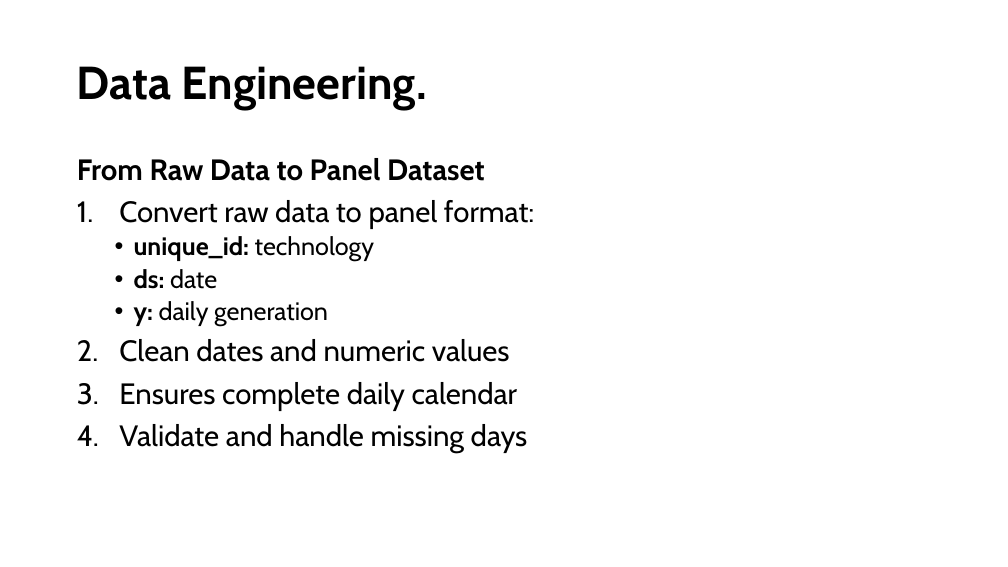
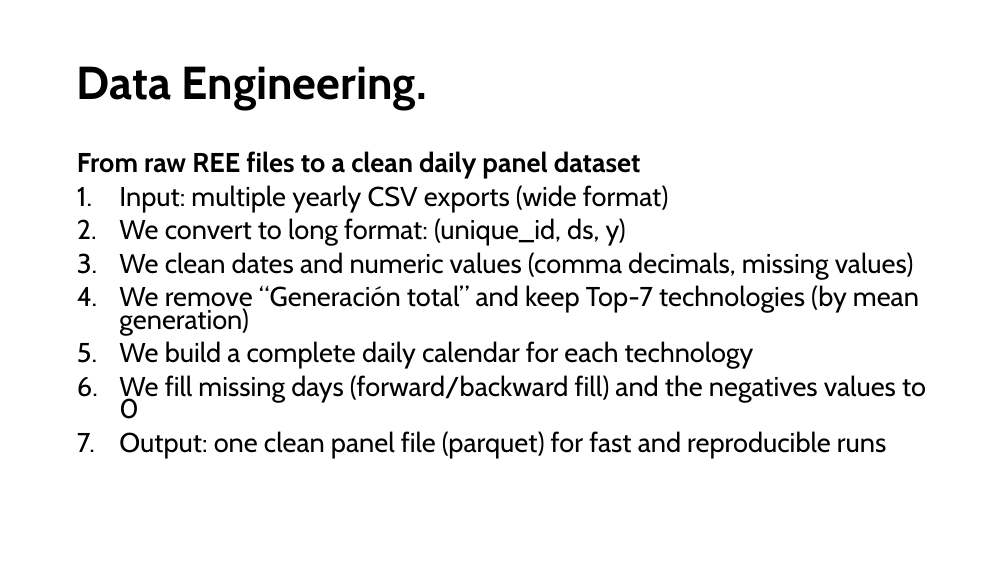
Before and after one commit to mireiamonbu/Spanish-Forecasters-MireiaMontoya-EnriqueRuiz, a slide deck: slide 11 of presentation/CapstonProject.pptx (slide 8 before the commit). Drawn at 1008x567 pixels with LibreOffice and Linux fonts; fonts in the diff are those of the drawing. Boxes give left, top, right and bottom in pixels: in the first picture for what was removed or moved away, otherwise in the second. Text is boxed around its words. In the diff, an @@ line names an element or a change of style, - is before the commit and + after.

```diff
--- a/presentation/CapstonProject.pptx
+++ b/presentation/CapstonProject.pptx
@@ text at (77,151,926,458): text changed; size 28 to 25.9 pt @@
-From Raw Data to Panel Dataset
-1. Convert raw data to panel format:
-  • unique_id: technology
-  • ds: date
-  • y: daily generation
-2. Clean dates and numeric values
-3. Ensures complete daily calendar
-4. Validate and handle missing days
+From raw REE files to a clean daily panel dataset
+1. Input: multiple yearly CSV exports (wide format)
+2. We convert to long format: (unique_id, ds, y)
+3. We clean dates and numeric values (comma decimals, missing values)
+4. We remove “Generación total” and keep Top-7 technologies (by mean generation)
+5. We build a complete daily calendar for each technology
+6. We fill missing days (forward/backward fill) and the negatives values to 0
+7. Output: one clean panel file (parquet) for fast and reproducible runs
```
Also in this commit, not shown: 7 other slides changed, 9 slides added, 2 slides removed, 59 other files.
